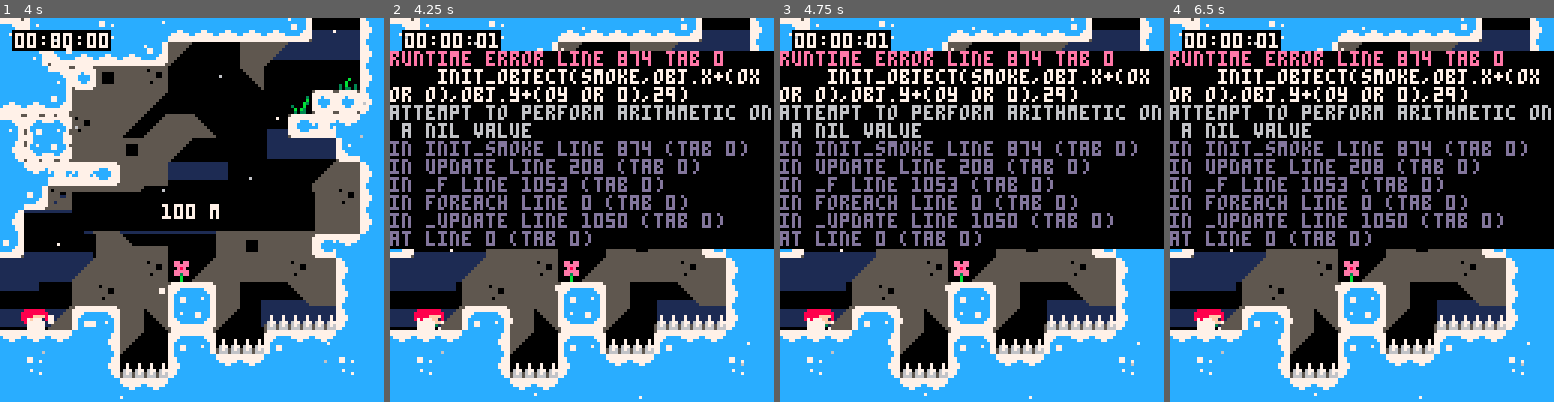
Above: before the commit, frames 1-4 (left to right).
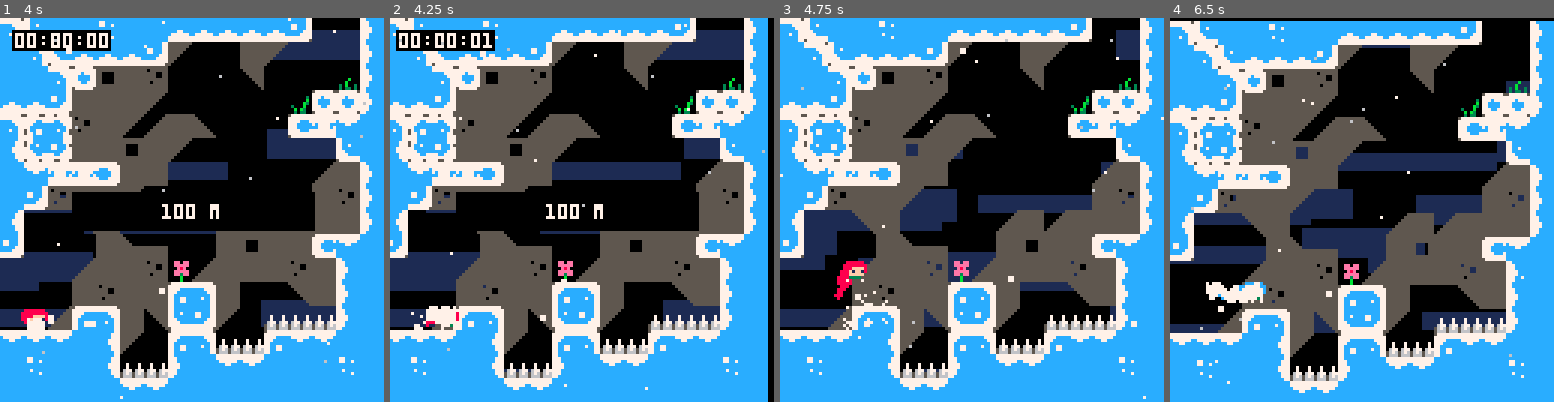
Above: after the commit, the same moments.

Repository: CelesteClassic/smalleste
Game: PICO-8 cartridge smalleste.p8
Same seed, same stepped clock (60 frames per second), same inputs: the game is played once before the commit and once after it.
Inputs:
- Up to frame 1 (4 s): tap X (X key) at 0.33, 1.07, 1.85, 2.97 s; tap O (Z key) at 0.7, 1.7, 2.1, 2.5, 2.9, 3.3, 3.7 s; hold Right 1.6-2.1 s; hold Up 2.15-2.42 s; hold Right 2.47-3.03 s; hold Left 3.08-3.58 s; hold Down 3.63-3.97 s
- Up to frame 2 (4.25 s): hold Right from 4.02 s (still down); tap X (X key) at 4.08 s; tap O (Z key) at 4.1 s
- Up to frame 3 (4.75 s): tap O (Z key) at 4.5 s; release Right at 4.68 s; hold Up from 4.73 s (still down)
- Up to frame 4 (6.5 s): tap O (Z key) every 0.4 s from 4.9 to 6.1 s; release Up at 5.03 s; hold Left 5.08-5.68 s; tap X (X key) at 5.2, 6.32 s; hold Down 5.73-6.03 s; hold Right from 6.08 s (still down)

Frame 1 is identical in both runs. In frame 2, 45% of the frame differs, in the area x 0-100%, y 0-100%; in frame 3, 45%; in frame 4, 52%.
Error before the commit: runtime error line 874 tab 0; init_object(smoke,obj.x+(ox or o),obj.y+(oy or 0),29); attempt to perform arithmetic on a nil value

Commit message:
de morgan hype

Diff:
--- a/smalleste.p8
+++ b/smalleste.p8
@@ -550,7 +550,7 @@
     draw_obj_sprite(this)
     --spr(this.spr,this.x,this.y)
     for ox=-6,6,12 do
-      spr(not has_dashed and sin(this.off)<0 and (this.y>this.start and 47 or 46) or 45,this.x+ox,this.y-2,1,1,ox==-6)
+      spr(has_dashed or sin(this.off)>=0 and 45 or (this.y>this.start and 47 or 46),this.x+ox,this.y-2,1,1,ox==-6)
     end
   end
 }
@@ -874,7 +874,7 @@
   }
 
   function obj.init_smoke(ox,oy)
-    init_object(smoke,obj.x+(ox or o),obj.y+(oy or 0),29)
+    init_object(smoke,obj.x+(ox or 0),obj.y+(oy or 0),29)
   end
 
   function obj.is_solid(ox,oy)
